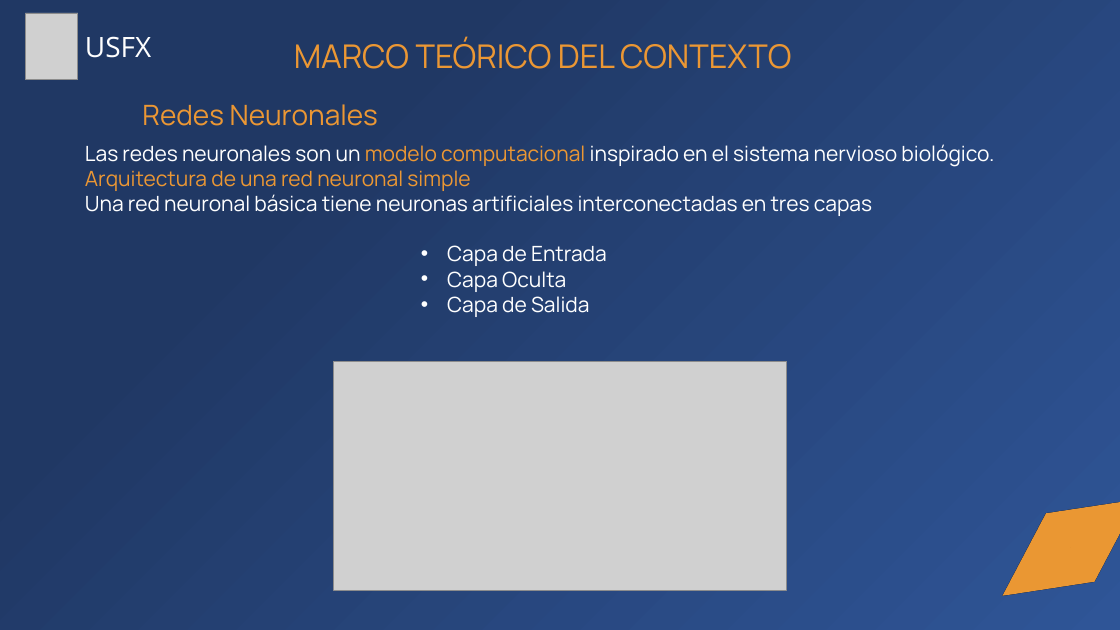
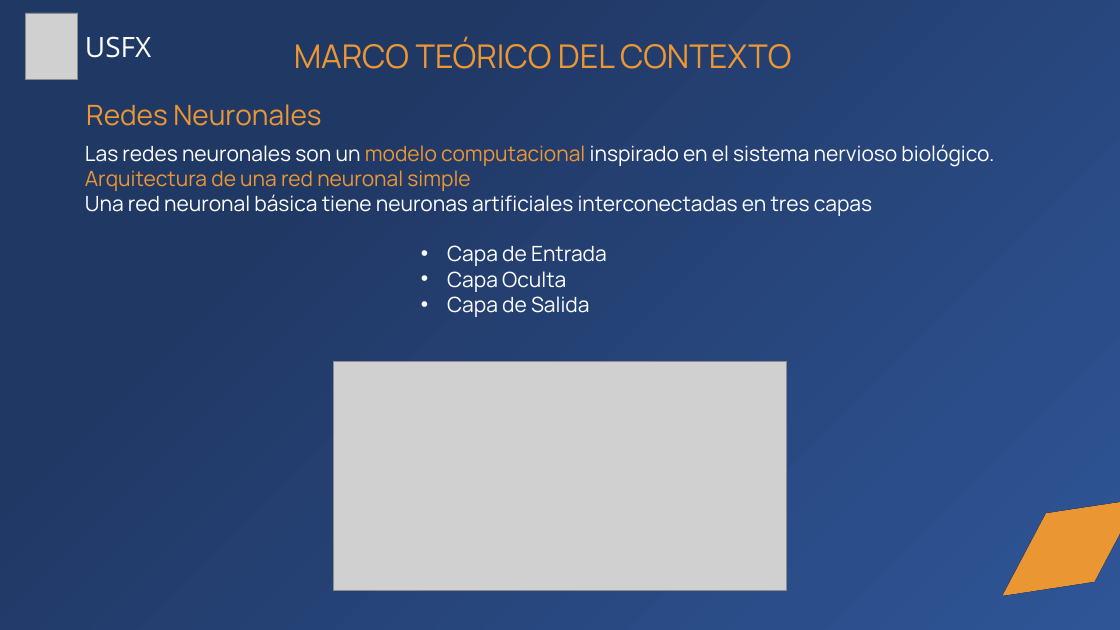
Before and after one commit to Zelechos/Generador-Css, a slide deck: slide 25 of documents/Presentación de Perfil - Modelo Generador CSS.pptx (slide 27 before the commit). Drawn at 1120x630 pixels with LibreOffice and Linux fonts; fonts in the diff are those of the drawing; grey boxes stand for pictures. Boxes give left, top, right and bottom in pixels: in the first picture for what was removed or moved away, otherwise in the second. Text is boxed around its words. In the diff, an @@ line names an element or a change of style, - is before the commit and + after.

```diff
--- a/documents/Presentación de Perfil - Modelo Generador CSS.pptx
+++ b/documents/Presentación de Perfil - Modelo Generador CSS.pptx
@@ text "Redes Neuronales" moved from (x1=142, y1=104, x2=378, y2=126) to (x1=86, y1=104, x2=321, y2=126) @@
```
Also in this commit, not shown: 16 other slides changed, 1 slide added, 7 slides removed, 1 other file.
